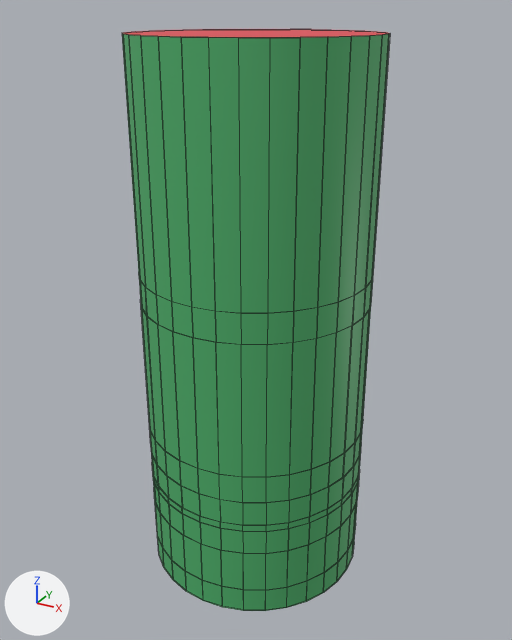
An edit to the FBX model RMIT_CPS/Assets/3D_Assets/Museum/Museum_Shell_Main/Museum_Shell_Main.fbx, drawn before and after from the same camera.
Both versions are drawn from a 50 mm camera at (56.1, -101.9, 99.3) aimed at (-0.1, 0.1, 48.3). Lighting does not change. The marker at lower left points along +X, +Y and +Z. Mesh edges are drawn as thin lines. Where no turn or scale is listed for an object, it has been applied to the vertices.

Objects in the first picture: 'Museum_Shell_Main'.
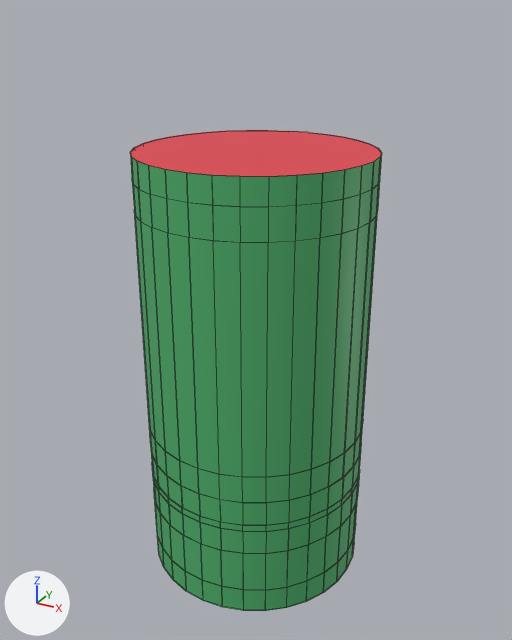
Where the change shows, as pixel boxes (x1, y1, x2, y2) in the pictures (512 x 640 px):
'Museum_Shell_Main', reshaped (17% shorter): before (122, 29, 390, 611); after (130, 130, 382, 611)
part 1 of me_museum_shell_main_mesh_001, built on: before (122, 29, 390, 449); after (130, 130, 382, 449)

The change, as a list of edits to the scene's bpy script:
```text
Change me_museum_shell_main_mesh_001:
    used by ob_museum_shell_main; location = (0.0, 0.0, 0.0)
    remove me_museum_shell_main_mesh_001.from_pydata(...)  # 640 vertices, 584 faces; spans x -20.1..20.1, y -20.1..20.1, z -0.1..96.0
    add me_museum_shell_main_mesh_001.from_pydata(...)  # 640 vertices, 586 faces; spans x -20.1..20.1, y -20.1..20.1, z -0.1..78.4
    me_museum_shell_main_mesh_001 part 1
    2 faces are deleted
    120 vertices in x -20.1..20.1, y -20.1..20.1, z 53.0..58.2 move by (0.0, 0.0, 16.0)
    64 vertices in x -20.1..20.1, y -20.1..20.1, z 95.9..96.0 move by (0.0, 0.0, -17.6)
    8 vertices move from x -20.1..7.7, y -3.9..19.7, z 52.4..53.0 to x -20.1..7.7, y -3.9..19.7, z 68.7..69.1
    4 new faces join them, mat_mat_museum_wall (green #4eb16c)
```
